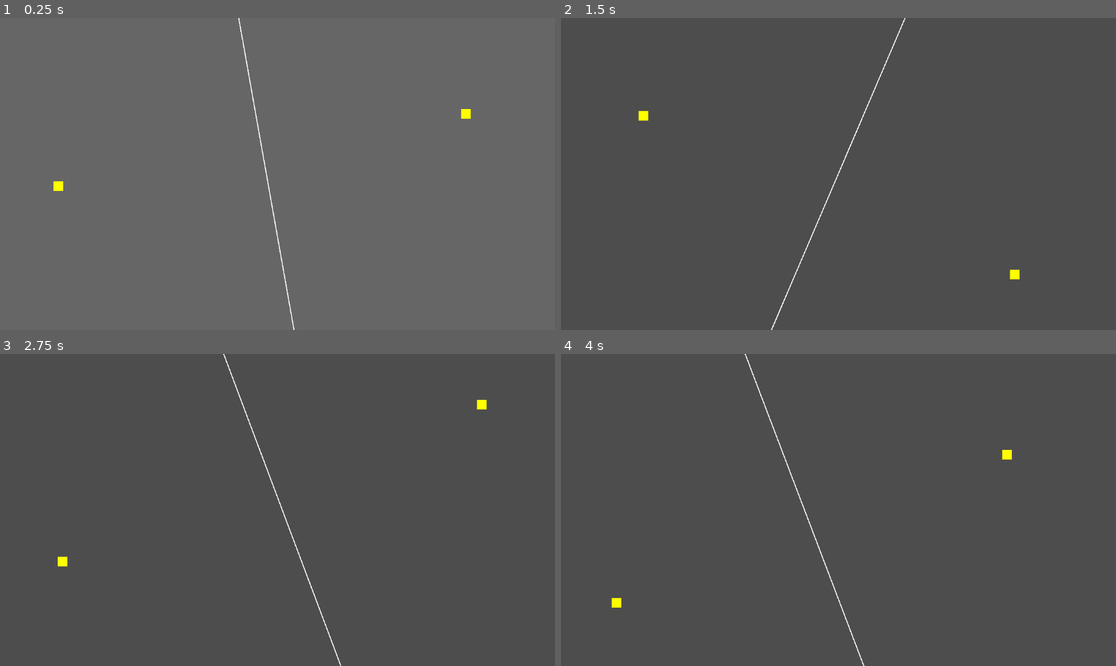
Above: before the commit, frames 1-4 (two rows, left to right).
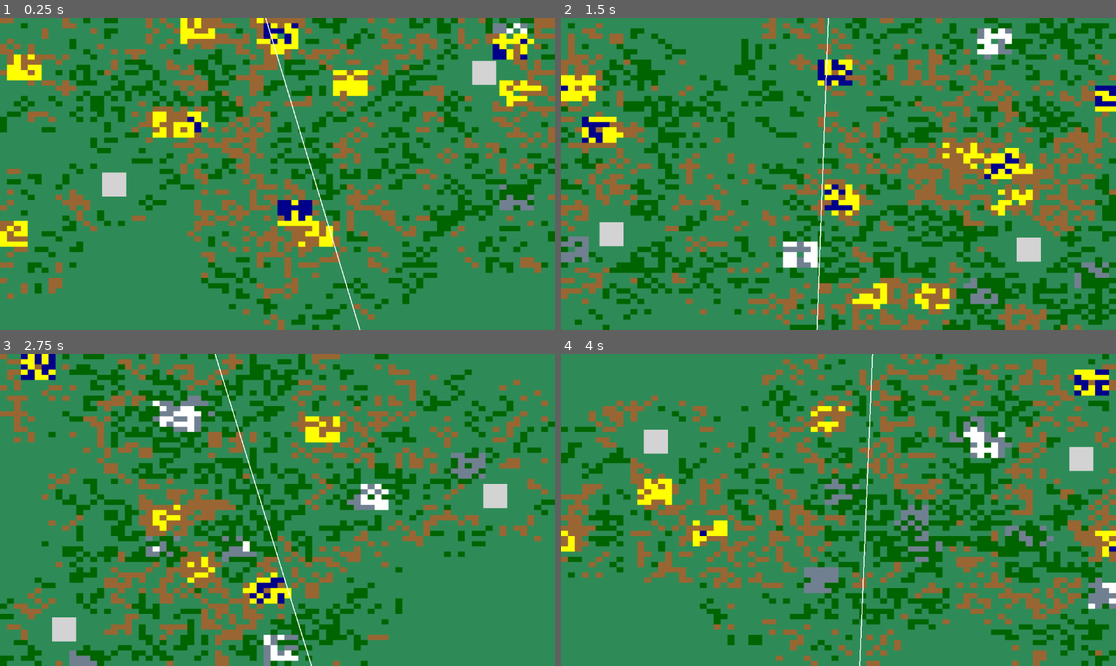
Above: after the commit, the same moments.

Repository: E-Wall6360/wod-clone
Game: Godot game, scene res://node_2d.tscn
Same seed, same stepped clock (60 frames per second), same inputs: the game is played once before the commit and once after it.
Inputs:
- Up to frame 1 (0.25 s): no input
- Up to frame 2 (1.5 s): tap Enter at 0.5 s; tap R at 0.6, 1.35 s; tap Space at 1.25 s
- Up to frame 3 (2.75 s): tap Enter at 2 s; tap R at 2.1 s
- Up to frame 4 (4 s): tap Space at 2.75 s; tap R at 2.85, 3.6 s; tap Enter at 3.5 s

The runs differ from the first frame. In frame 1, 100% of the frame differs, in the area x 0-100%, y 0-100%; in frame 2, 100%; in frame 3, 100%; in frame 4, 100%.

Commit message:
terrain WIP

Diff:
--- a/city.gd
+++ b/city.gd
@@ -11,8 +11,8 @@
 var units_spawned: int = 0
 
 func _ready():
-    # Cities are always yellow regardless of team
-    $ColorRect.color = Color.YELLOW
+    # Cities are always GREY regardless of team
+    $ColorRect.color = Color.LIGHT_GRAY
 
     # Create spawn timer
     spawn_timer = Timer.new()
--- a/city.tscn
+++ b/city.tscn
@@ -6,8 +6,14 @@
 script = ExtResource("1_hpa3k")
 
 [node name="ColorRect" type="ColorRect" parent="."]
-offset_left = -10.0
-offset_top = -10.0
-offset_right = 10.0
-offset_bottom = 10.0
-color = Color(1, 1, 0, 1)
+anchors_preset = 8
+anchor_left = 0.5
+anchor_top = 0.5
+anchor_right = 0.5
+anchor_bottom = 0.5
+offset_left = -25.0
+offset_top = -25.0
+offset_right = 25.0
+offset_bottom = 25.0
+grow_horizontal = 2
+grow_vertical = 2
--- a/node_2d.gd
+++ b/node_2d.gd
@@ -6,36 +6,238 @@
 var original_frontline_points = []
 var city_scene = preload("res://city.tscn")
 
+# Terrain system - now in chunks, not pixels
+var terrain_data = []
+var terrain_texture: ImageTexture
+var terrain_sprite: Sprite2D
+var terrain_chunks = Vector2i(80, 60)  # number of chunks
+var chunk_size = 10
+
+# City positions (set before terrain generation)
+var player_city_pos: Vector2
+var enemy_city_pos: Vector2
+
+enum TerrainType {
+    WATER = -3,
+    SAND = -2,
+    MUD = -1,
+    PLAINS = 0,
+    BUSH = 1,
+    ROCKY = 2,
+    SNOW = 3
+}
+
+const terrain_speeds = {
+    TerrainType.WATER: 0.0,
+    TerrainType.SAND: 0.25,
+    TerrainType.MUD: 0.75,
+    TerrainType.PLAINS: 1.0,
+    TerrainType.BUSH: 0.75,
+    TerrainType.ROCKY: 0.25,
+    TerrainType.SNOW: 0.0
+}
+
+const terrain_colors = {
+    TerrainType.WATER: Color.DARK_BLUE,
+    TerrainType.SAND: Color.YELLOW,
+    TerrainType.MUD: Color(0.6, 0.4, 0.2),
+    TerrainType.PLAINS: Color.SEA_GREEN,
+    TerrainType.BUSH: Color.DARK_GREEN,
+    TerrainType.ROCKY: Color.SLATE_GRAY,
+    TerrainType.SNOW: Color.WHITE
+}
+
 func _ready():
     print("=== BEGIN COMBAT ===")
+    pre_place_cities()
+    generate_terrain()
+    render_terrain()
     spawn_cities()
     create_static_frontline()
 
-func spawn_cities():
+func pre_place_cities():
     var viewport_size = get_viewport().get_visible_rect().size
+    print("viewport size is", viewport_size.x, " x ", viewport_size.y)
     var margin = 50
     var segment_width = viewport_size.x / 4
 
-    var player_city = city_scene.instantiate()
-    player_city.team = 0
-    var player_pos = Vector2(
+    player_city_pos = Vector2(
         randf_range(margin, segment_width - margin),
         randf_range(margin, viewport_size.y - margin)
     )
-    player_city.global_position = player_pos
-    add_child(player_city)
-
-    var enemy_city = city_scene.instantiate()
-    enemy_city.team = 1
-    var enemy_pos = Vector2(
+
+    enemy_city_pos = Vector2(
         randf_range(3 * segment_width + margin, viewport_size.x - margin),
         randf_range(margin, viewport_size.y - margin)
     )
-    enemy_city.global_position = enemy_pos
+
+    print("Cities pre-placed at: Player=", player_city_pos, " Enemy=", enemy_city_pos)
+
+func world_pos_to_chunk(world_pos: Vector2) -> Vector2i:
+    var viewport_size = get_viewport().get_visible_rect().size
+    var chunk_x = int((world_pos.x / viewport_size.x) * terrain_chunks.x)
+    var chunk_y = int((world_pos.y / viewport_size.y) * terrain_chunks.y)
+    return Vector2i(clamp(chunk_x, 0, terrain_chunks.x - 1), clamp(chunk_y, 0, terrain_chunks.y - 1))
+
+func is_near_city(chunk_x: int, chunk_y: int) -> bool:
+    var player_chunk = world_pos_to_chunk(player_city_pos)
+    var enemy_chunk = world_pos_to_chunk(enemy_city_pos)
+
+    var distance_to_player = abs(chunk_x - player_chunk.x) + abs(chunk_y - player_chunk.y)
+    var distance_to_enemy = abs(chunk_x - enemy_chunk.x) + abs(chunk_y - enemy_chunk.y)
+
+    return distance_to_player <= 6 or distance_to_enemy <= 6
+
+func generate_terrain():
+    print("Generating spiral-based terrain...")
+    # Initialize all as plains (0)
+    terrain_data = []
+    for y in range(terrain_chunks.y):
+        terrain_data.append([])
+        for x in range(terrain_chunks.x):
+            terrain_data[y].append(TerrainType.PLAINS)
+
+    # Create 64 seeds including 2 cities
+    var seeds = plant_seeds()
+
+    for seed in seeds:
+        expand_spiral(seed.x, seed.y, seed.radius)
+
+    print("Terrain generation complete")
+
+func plant_seeds() -> Array:
+    var seeds = []
+    var city_chunks = [world_pos_to_chunk(player_city_pos), world_pos_to_chunk(enemy_city_pos)]
+
+    # City seeds
+    for city_chunk in city_chunks:
+        seeds.append({"x": city_chunk.x, "y": city_chunk.y, "radius": 8})
+
+    # Extreme terrain seeds
+    for i in range(15):
+        var x = randi() % terrain_chunks.x
+        var y = randi() % terrain_chunks.y
+        if not is_near_city(x, y):
+            var extreme_values = [TerrainType.WATER, TerrainType.SAND, TerrainType.ROCKY, TerrainType.SNOW]
+            var value = extreme_values[randi() % extreme_values.size()]
+
+            # Plant 5x5 seed
+            for dy in range(-2, 3):
+                for dx in range(-2, 3):
+                    var nx = x + dx
+                    var ny = y + dy
+                    if nx >= 0 and nx < terrain_chunks.x and ny >= 0 and ny < terrain_chunks.y:
+                        terrain_data[ny][nx] = value
+
+            seeds.append({"x": x, "y": y, "radius": randi_range(8, 20)})
+
+    return seeds
+
+func expand_spiral(start_x: int, start_y: int, max_radius: int):
+    terrain_data[start_y][start_x] = TerrainType.PLAINS  # Set seed point
+
+    for radius in range(1, max_radius + 1):
+        var circumference = max(8, radius * 6)
+
+        for i in range(circumference):
+            var angle = (float(i) / circumference) * 2 * PI
+            var x = start_x + int(radius * cos(angle))
+            var y = start_y + int(radius * sin(angle))
+
+            if x < 0 or x >= terrain_chunks.x or y < 0 or y >= terrain_chunks.y:
+                continue
+
+            # Cities never change terrain
+            if is_near_city(x, y):
+                continue
+
+            var current_value = terrain_data[y][x]
+
+            # Calculate weighted average of 3x3 neighborhood
+            var change_prob = 0.8
+            var neighbor_sum = 0
+            var neighbor_count = 0
+            for dy in range(-1, 2):
+                for dx in range(-1, 2):
+                    var nx = x + dx
+                    var ny = y + dy
+                    if nx >= 0 and nx < terrain_chunks.x and ny >= 0 and ny < terrain_chunks.y:
+                        neighbor_sum += terrain_data[ny][nx]
+                        neighbor_count += 1
+
+            var neighborhood_avg = float(neighbor_sum) / neighbor_count
+
+            # New value based on neighborhood tendency
+            var new_value = current_value
+            if randf() < 0.3:
+                # Bias toward neighborhood average
+                if neighborhood_avg > current_value:
+                    new_value = clamp(current_value + 1, TerrainType.WATER, TerrainType.SNOW)
+                elif neighborhood_avg < current_value:
+                    new_value = clamp(current_value - 1, TerrainType.WATER, TerrainType.SNOW)
+                else:
+                    var variation = randi() % 3 - 1
+                    new_value = clamp(current_value + variation, TerrainType.WATER, TerrainType.SNOW)
+
+            terrain_data[y][x] = new_value
+
+func render_terrain():
+    print("Rendering terrain...")
+    var pixel_width = terrain_chunks.x * chunk_size
+    var pixel_height = terrain_chunks.y * chunk_size
+    var image = Image.create(pixel_width, pixel_height, false, Image.FORMAT_RGB8)
+
+    for chunk_y in range(terrain_chunks.y):
+        for chunk_x in range(terrain_chunks.x):
+            var terrain_type = terrain_data[chunk_y][chunk_x]
+            var color = terrain_colors[terrain_type]
+
+            for pixel_y in range(chunk_size):
+                for pixel_x in range(chunk_size):
+                    var img_x = chunk_x * chunk_size + pixel_x
+                    var img_y = chunk_y * chunk_size + pixel_y
+                    image.set_pixel(img_x, img_y, color)
+
+    terrain_texture = ImageTexture.new()
+    terrain_texture.set_image(image)
+
+    terrain_sprite = Sprite2D.new()
+    terrain_sprite.texture = terrain_texture
+    terrain_sprite.centered = false
+    terrain_sprite.position = Vector2.ZERO
+
+    var viewport_size = get_viewport().get_visible_rect().size
+    var scale_x = viewport_size.x / float(pixel_width)
+    var scale_y = viewport_size.y / float(pixel_height)
+    terrain_sprite.scale = Vector2(scale_x, scale_y)
+
+    var terrain_layer = CanvasLayer.new()
+    terrain_layer.layer = -1
+    terrain_layer.add_child(terrain_sprite)
+    add_child(terrain_layer)
+
+    print("Terrain rendered")
+
+func get_terrain_at_position(world_pos: Vector2) -> int:
+    var chunk_pos = world_pos_to_chunk(world_pos)
+    return terrain_data[chunk_pos.y][chunk_pos.x]
+
+func get_terrain_speed_multiplier(world_pos: Vector2) -> float:
+    var terrain_type = get_terrain_at_position(world_pos)
+    return terrain_speeds[terrain_type]
+
+func spawn_cities():
+    var player_city = city_scene.instantiate()
+    player_city.team = 0
+    player_city.global_position = player_city_pos
+    add_child(player_city)
+
+    var enemy_city = city_scene.instantiate()
+    enemy_city.team = 1
+    enemy_city.global_position = enemy_city_pos
     add_child(enemy_city)
 
 func create_static_frontline():
-    var viewport_size = get_viewport().get_visible_rect().size
     var player_city = get_city(0)
     var enemy_city = get_city(1)
 
@@ -48,6 +250,7 @@
 
     frontline_points.clear()
     original_frontline_points.clear()
+    var viewport_size = get_viewport().get_visible_rect().size
     var start_point = midpoint + perpendicular * viewport_size.y
     var end_point = midpoint - perpendicular * viewport_size.y
 
@@ -110,9 +313,8 @@
 
 func _draw():
     if frontline_points.size() > 1:
-        # Create smoothed points just for drawing
         var smoothed_points = []
-        smoothed_points.append(frontline_points[0])  # Keep first point as-is
+        smoothed_points.append(frontline_points[0])
 
         for i in range(1, frontline_points.size() - 1):
             var prev = frontline_points[i - 1]
@@ -120,9 +322,8 @@
             var next = frontline_points[i + 1]
             smoothed_points.append((prev + curr + next) / 3.0)
 
-        smoothed_points.append(frontline_points[-1])  # Keep last point as-is
-
-        # Draw with the smoothed points
+        smoothed_points.append(frontline_points[-1])
+
         for i in range(smoothed_points.size() - 1):
             draw_line(smoothed_points[i], smoothed_points[i + 1], Color.WHITE, 2.0)
 
@@ -155,6 +356,9 @@
 
     await get_tree().process_frame
 
+    pre_place_cities()
+    generate_terrain()
+    render_terrain()
     spawn_cities()
     create_static_frontline()
     print("Game restarted!")
--- a/node_2d.tscn
+++ b/node_2d.tscn
@@ -4,14 +4,3 @@
 
 [node name="MAIN" type="Node2D"]
 script = ExtResource("1_0e48y")
-
-[node name="CanvasLayer" type="CanvasLayer" parent="."]
-layer = -1
-
-[node name="ColorRect" type="ColorRect" parent="CanvasLayer"]
-anchors_preset = 15
-anchor_right = 1.0
-anchor_bottom = 1.0
-grow_horizontal = 2
-grow_vertical = 2
-color = Color(0.4, 0.4, 0.4, 1)
--- a/unit.gd
+++ b/unit.gd
@@ -5,7 +5,6 @@
 @export var team: Team = Team.PLAYER
 var target_position = Vector2.ZERO
 const NORMAL_SPEED = 25.0
-const PENALTY_SPEED = 12.5
 var move_speed = NORMAL_SPEED
 var encircled_speed = 25.0
 var cluster_mates = []
@@ -109,7 +108,7 @@
     encirclement_timer += delta
     var original_color = Color.BLUE if team == Team.PLAYER else Color.RED
     modulate = original_color.lerp(Color.WHITE, 0.35)  # Mix 35% white with original color
-    move_speed = PENALTY_SPEED
+    move_speed = move_speed * 0.5
 
 func get_separation_force() -> Vector2:
     var separation = Vector2.ZERO
